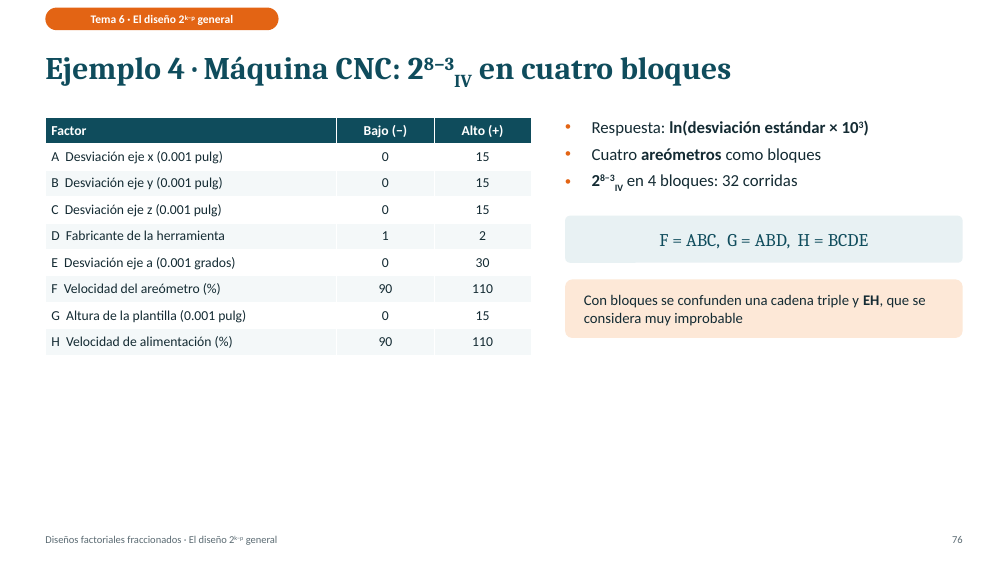
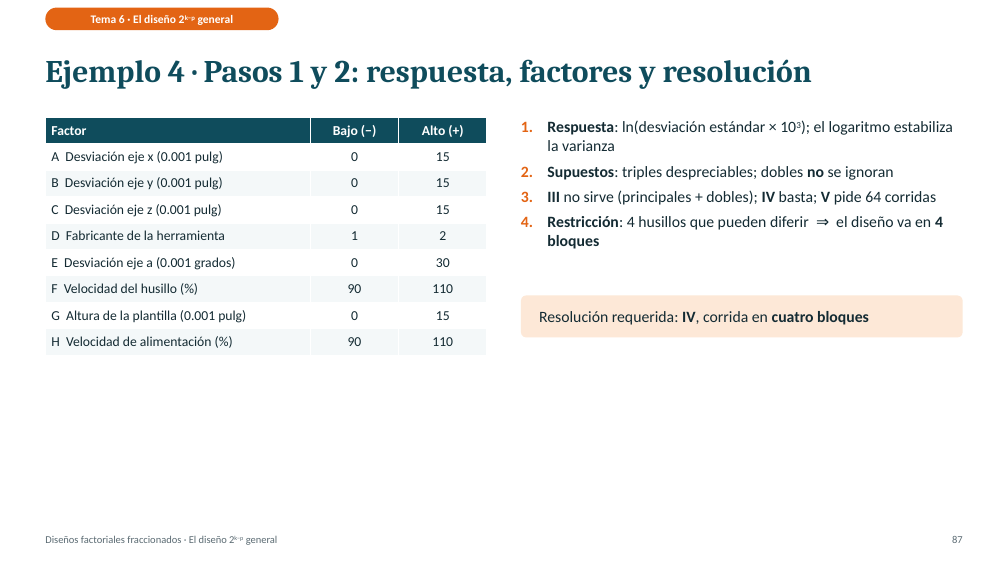
Before and after one commit to Juanes2001/diseno-de-experimentos, a slide deck: slide 87 of exposicion-tema-06/Tema6_Factoriales_Fraccionados.pptx (slide 76 before the commit). Drawn at 1008x567 pixels with LibreOffice and Linux fonts; fonts in the diff are those of the drawing. Boxes give left, top, right and bottom in pixels: in the first picture for what was removed or moved away, otherwise in the second. Text is boxed around its words. In the diff, an @@ line names an element or a change of style, - is before the commit and + after.

```diff
--- a/exposicion-tema-06/Tema6_Factoriales_Fraccionados.pptx
+++ b/exposicion-tema-06/Tema6_Factoriales_Fraccionados.pptx
@@ title at (45,59,812,89): text changed @@
-Ejemplo 4 · Máquina CNC: 28−3IV en cuatro bloques
+Ejemplo 4 · Pasos 1 y 2: respuesta, factores y resolución
@@ table at (45,117,487,355) @@
-row 7, column 1: F Velocidad del areómetro (%)
+row 7, column 1: F Velocidad del husillo (%)
@@ table: place and size @@
-table at (45,117,532,355)
+table at (45,117,487,355)
@@ text added at (547,120,953,249), 15 pt, text #142B33 @@
+1. Respuesta: ln(desviación estándar × 103); el logaritmo estabiliza la varianza
+2. Supuestos: triples despreciables; dobles no se ignoran
+3. III no sirve (principales + dobles); IV basta; V pide 64 corridas
+4. Restricción: 4 husillos que pueden diferir ⇒ el diseño va en 4 bloques
@@ text removed at (592,120,826,191) @@
-• Respuesta: ln(desviación estándar × 103)
-• Cuatro areómetros como bloques
-• 28−3IV en 4 bloques: 32 corridas
@@ rounded rectangle removed at (566,216,963,262) @@
-F = ABC, G = ABD, H = BCDE
@@ rounded rectangle added at (521,296,963,337), fill #FDE8D7, 15 pt, text #142B33 @@
+Resolución requerida: IV, corrida en cuatro bloques
@@ rounded rectangle removed at (566,280,963,338) @@
-Con bloques se confunden una cadena triple y EH, que se considera muy improbable
@@ text at (952,536,963,543): text changed @@
-76
+87
```
Also in this commit, not shown: 43 other slides changed, 22 slides added, 6 other files.
